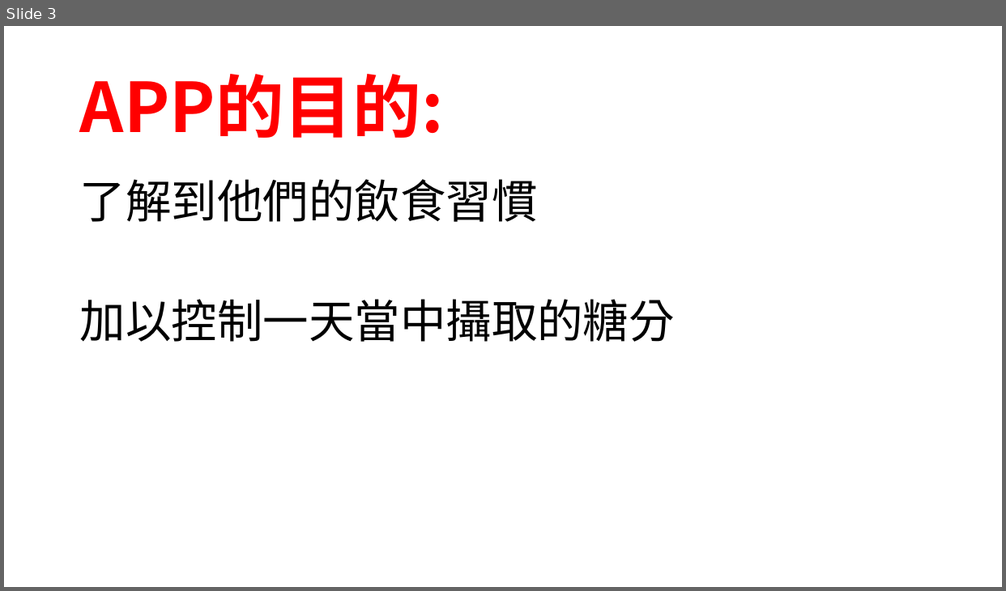
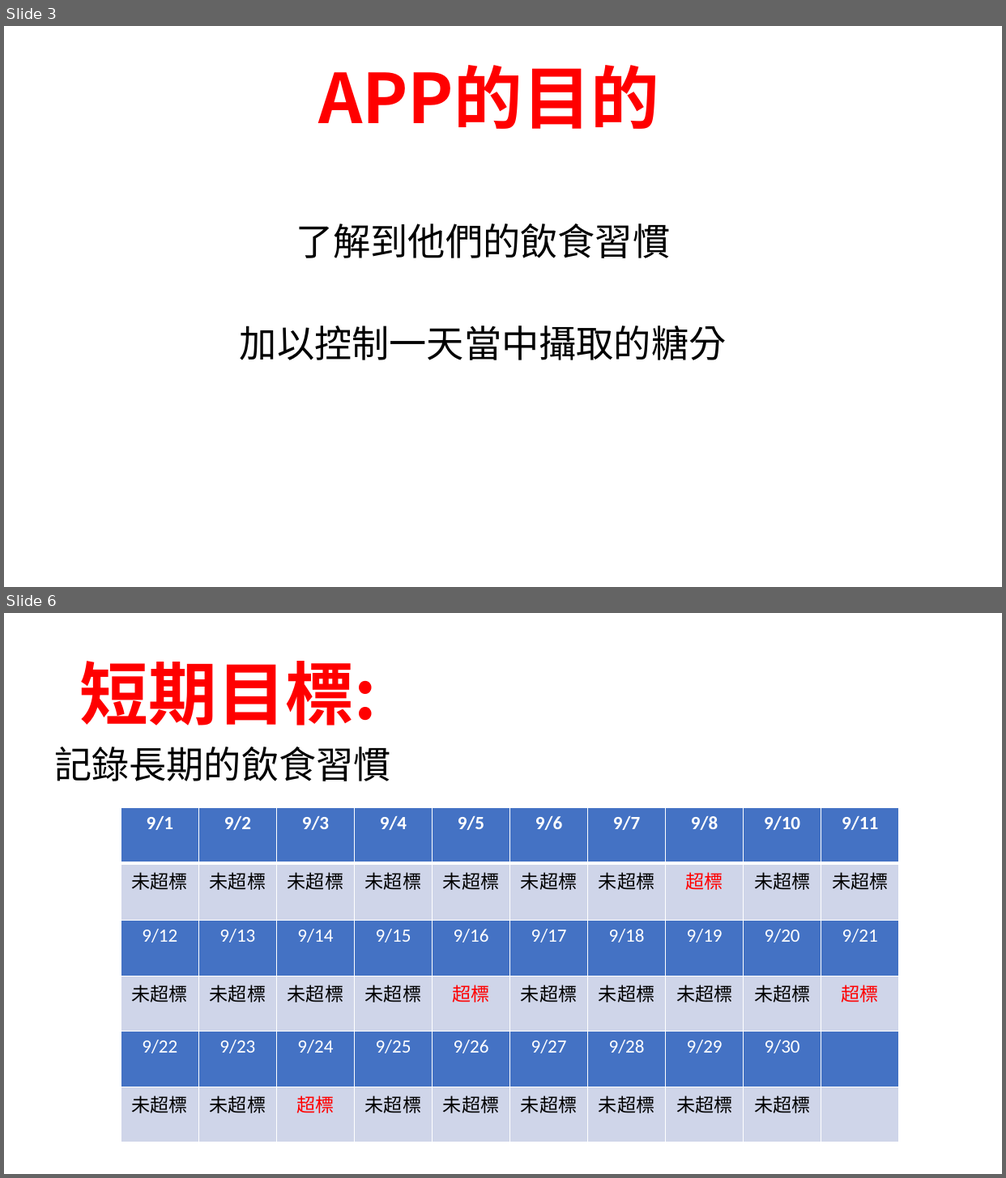
Before and after one commit to amy58328/DataBase, a slide deck: 資料庫專題/Health Keeper.pptx. Shown one above the other, each under a label of ours: slide 3 before the commit, slides 3 and 6 after it; the slides between them are not shown. The pictures are 1006x591 and 1006x1178 pixels, drawn with LibreOffice and Linux fonts; fonts in the diff are those of the drawing; background and template pictures are left out. Boxes give left, top, right and bottom in pixels: in the first picture for what was removed or moved away, otherwise in the second. Text is boxed around its words. In the diff, an @@ line names an element or a change of style, - is before the commit and + after.

```diff
--- a/資料庫專題/Health Keeper.pptx
+++ b/資料庫專題/Health Keeper.pptx
@@ slide 6 added at [4,613,1002,1174], background picture (left out) @@
@@ title added at [80,661,377,726], 66 pt, text #FF0000, bold @@
+短期目標:
@@ text added at [54,747,391,781], 36 pt, text #000000 @@
+記錄長期的飲食習慣
@@ table added at [121,807,899,1140], 6 rows, 10 columns @@
+9/1 | 9/2 | 9/3 | 9/4 | 9/5 | 9/6 | 9/7 | 9/8 | 9/10 | 9/11
+未超標 | 未超標 | 未超標 | 未超標 | 未超標 | 未超標 | 未超標 | 超標 | 未超標 | 未超標
+9/12 | 9/13 | 9/14 | 9/15 | 9/16 | 9/17 | 9/18 | 9/19 | 9/20 | 9/21
+未超標 | 未超標 | 未超標 | 未超標 | 超標 | 未超標 | 未超標 | 未超標 | 未超標 | 超標
+9/22 | 9/23 | 9/24 | 9/25 | 9/26 | 9/27 | 9/28 | 9/29 | 9/30 | 
+未超標 | 未超標 | 超標 | 未超標 | 未超標 | 未超標 | 未超標 | 未超標 | 未超標 | 
@@ slide 3 changed as well @@
@@ title at [318,65,659,129]: text changed @@
-APP的目的:
+APP的目的
@@ text "了解到他們的飲食習慣": place and size @@
-text "了解到他們的飲食習慣" at [80,179,675,342]
+text "了解到他們的飲食習慣" at [240,224,727,361]
@@ text "了解到他們的飲食習慣" at [240,224,727,361]: size 44 to 36 pt, font Calibri to Noto Sans CJK SC; alignment left to centre @@
```
Also in this commit, not shown: 4 other slides changed, 5 other slides added, 1 slide removed.
